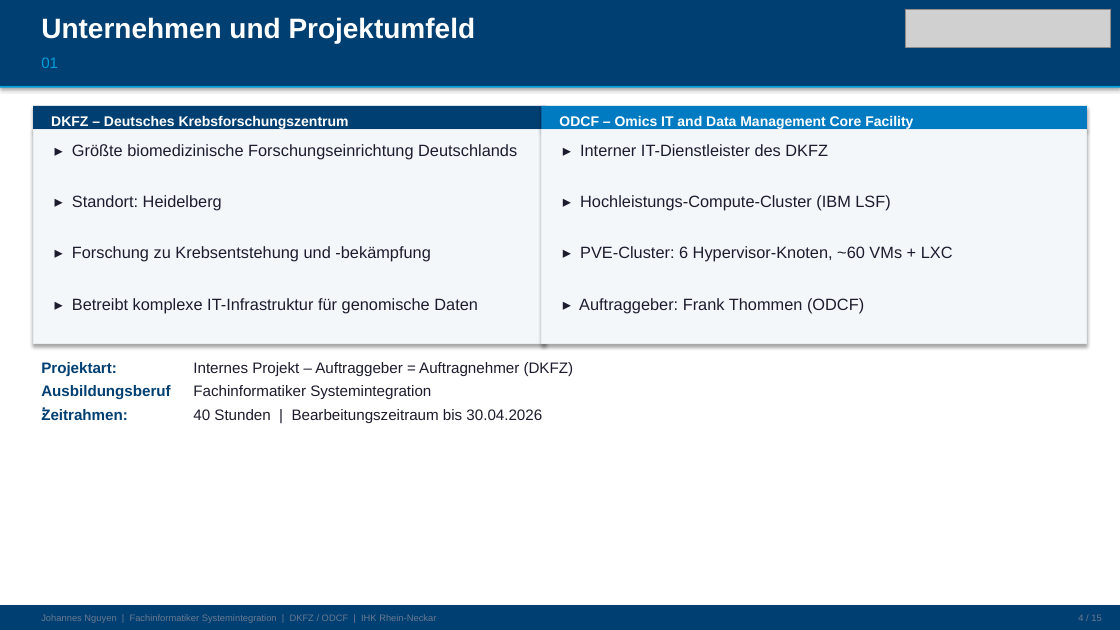
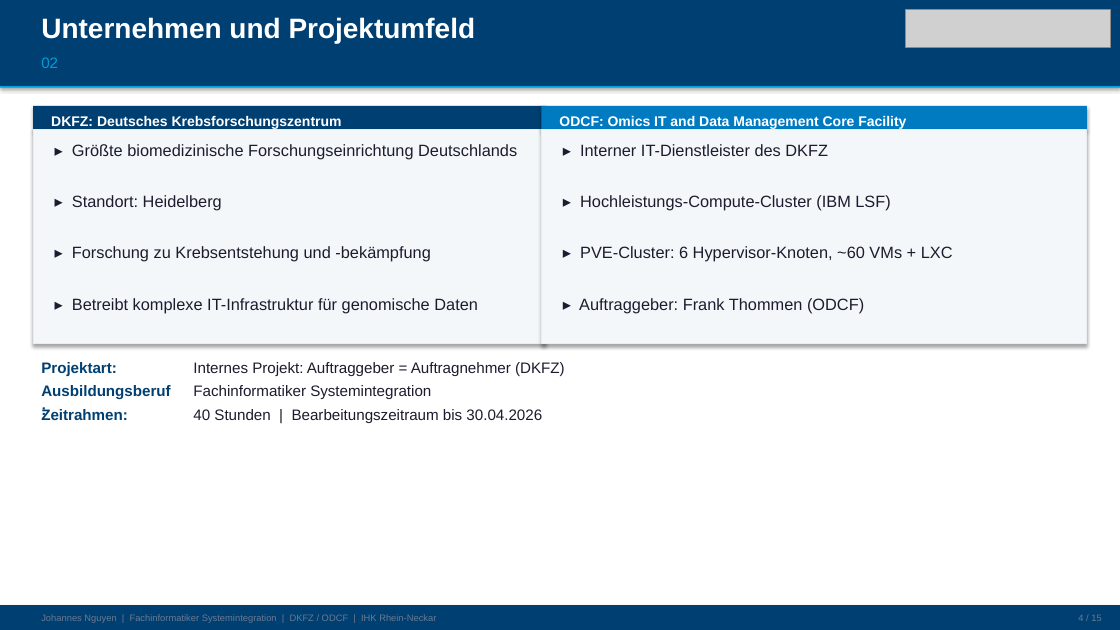
Before and after one commit to j551n-ncloud/doku, a slide deck: slide 4 of Praesentaion_Nguyen_Johannes.pptx. Drawn at 1120x630 pixels with LibreOffice and Linux fonts; fonts in the diff are those of the drawing; grey boxes stand for pictures. Boxes give left, top, right and bottom in pixels: in the first picture for what was removed or moved away, otherwise in the second. Text is boxed around its words. In the diff, an @@ line names an element or a change of style, - is before the commit and + after.

```diff
--- a/Praesentaion_Nguyen_Johannes.pptx
+++ b/Praesentaion_Nguyen_Johannes.pptx
@@ text at [41,57,58,68]: text changed @@
-01
+02
@@ text at [51,116,342,130]: text changed @@
-DKFZ – Deutsches Krebsforschungszentrum
+DKFZ: Deutsches Krebsforschungszentrum
@@ text at [559,116,906,130]: text changed @@
-ODCF – Omics IT and Data Management Core Facility
+ODCF: Omics IT and Data Management Core Facility
@@ text at [193,362,565,376]: text changed @@
-Internes Projekt – Auftraggeber = Auftragnehmer (DKFZ)
+Internes Projekt: Auftraggeber = Auftragnehmer (DKFZ)
```
Also in this commit, not shown: 13 other slides changed.
